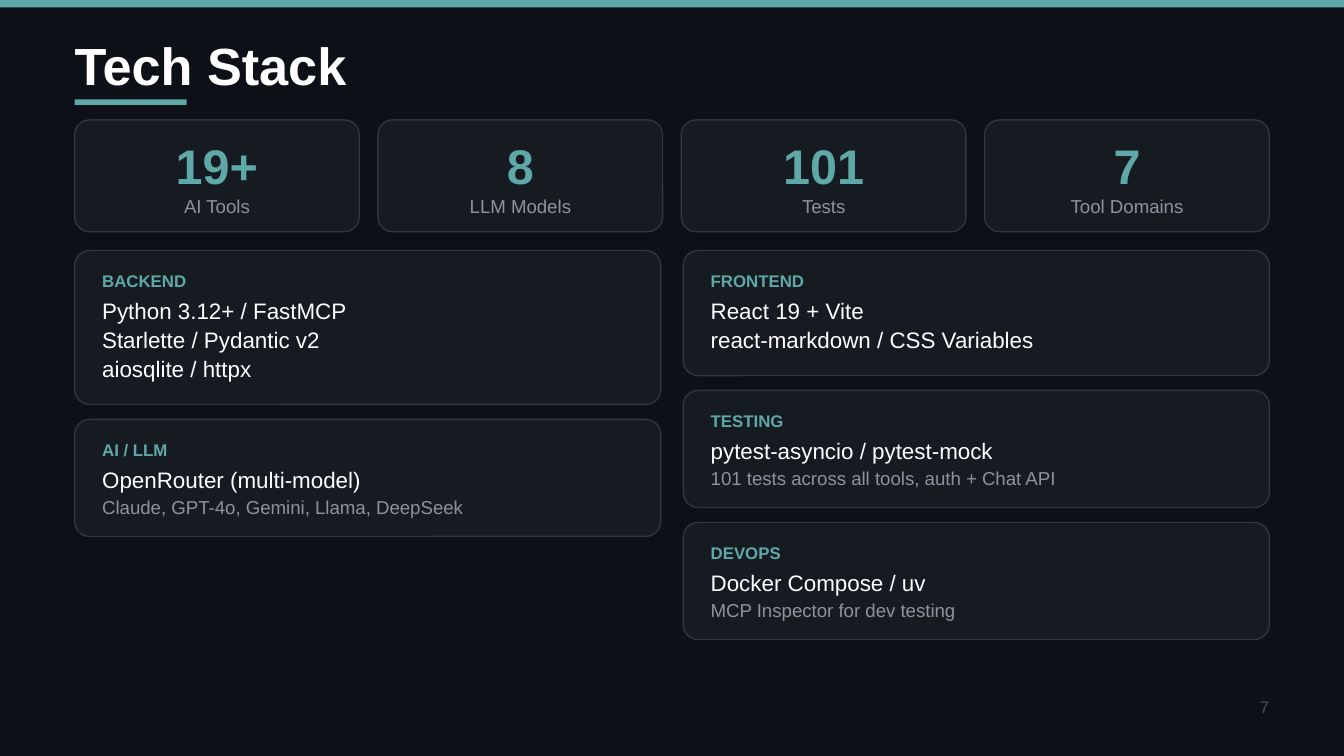
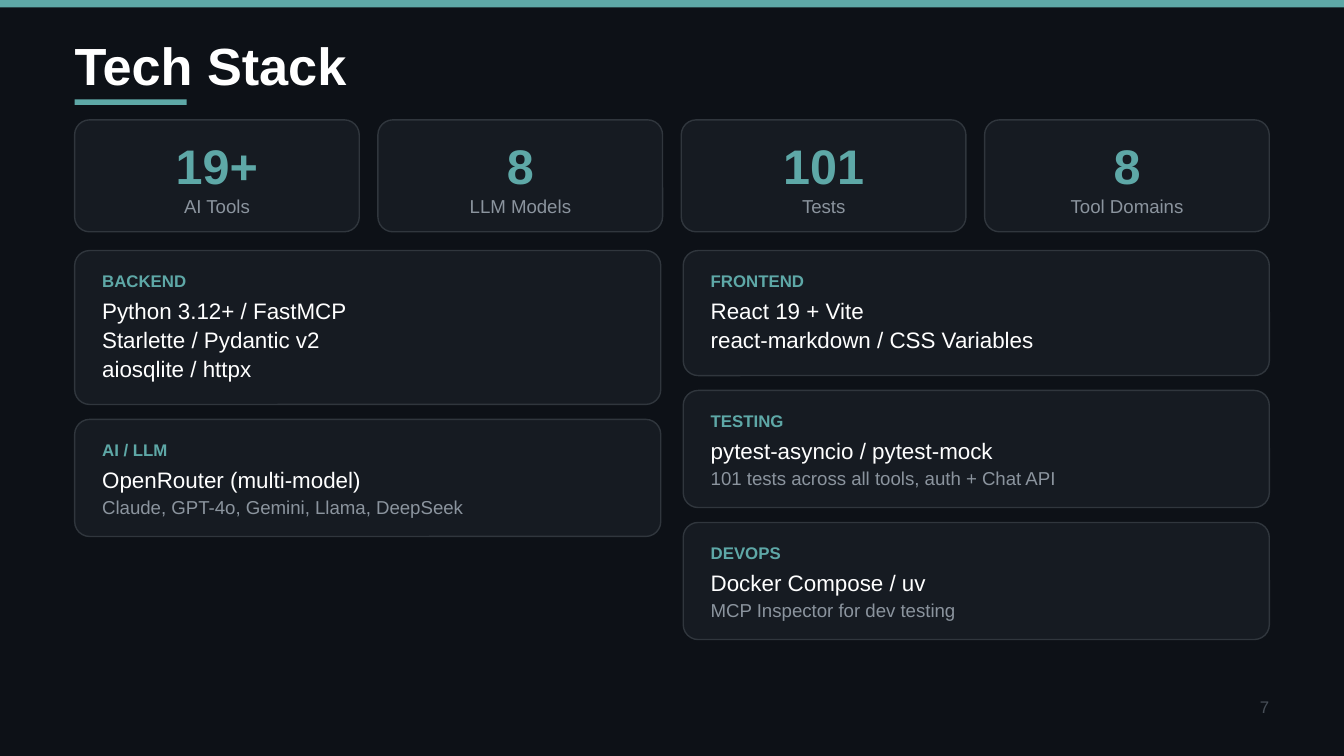
Before and after one commit to DzmitryLaptsik/mcp-server, a slide deck: slide 7 of presentation/MCP-Assistant-Presentation.pptx. Drawn at 1344x756 pixels with LibreOffice and Linux fonts; fonts in the diff are those of the drawing. Boxes give left, top, right and bottom in pixels: in the first picture for what was removed or moved away, otherwise in the second. Text is boxed around its words. In the diff, an @@ line names an element or a change of style, - is before the commit and + after.

```diff
--- a/presentation/MCP-Assistant-Presentation.pptx
+++ b/presentation/MCP-Assistant-Presentation.pptx
@@ text at [1114, 150, 1141, 185]: text changed @@
-7
+8
```
Also in this commit, not shown: 7 other files.
